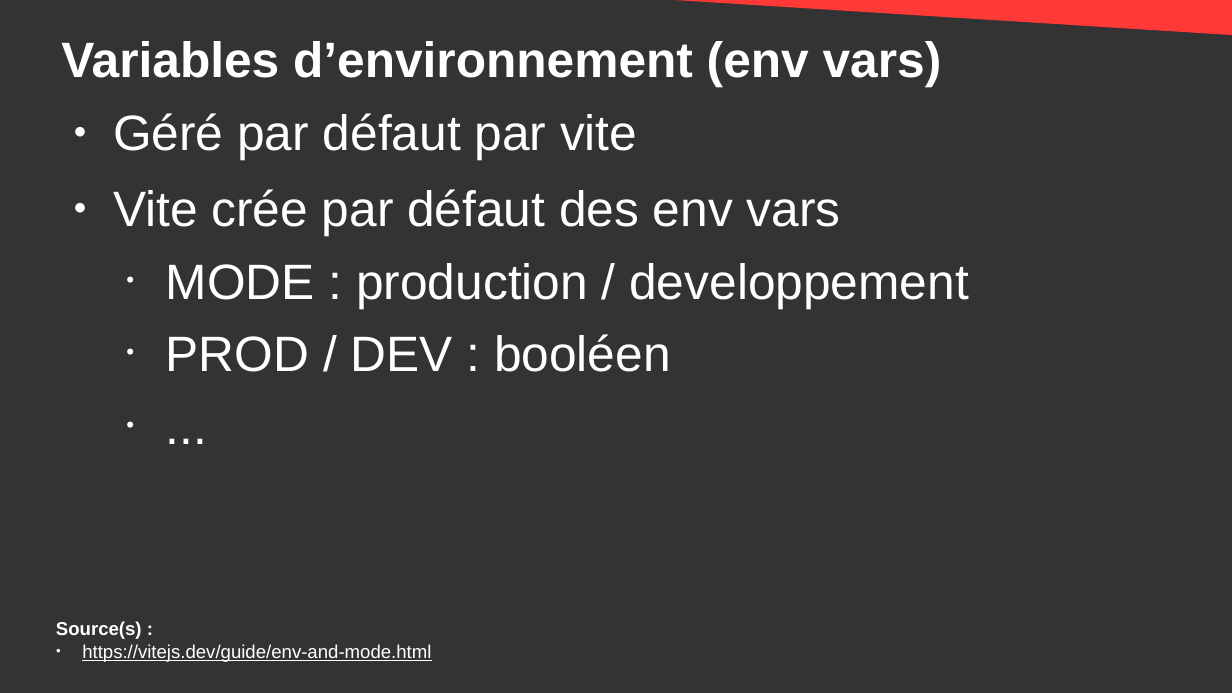
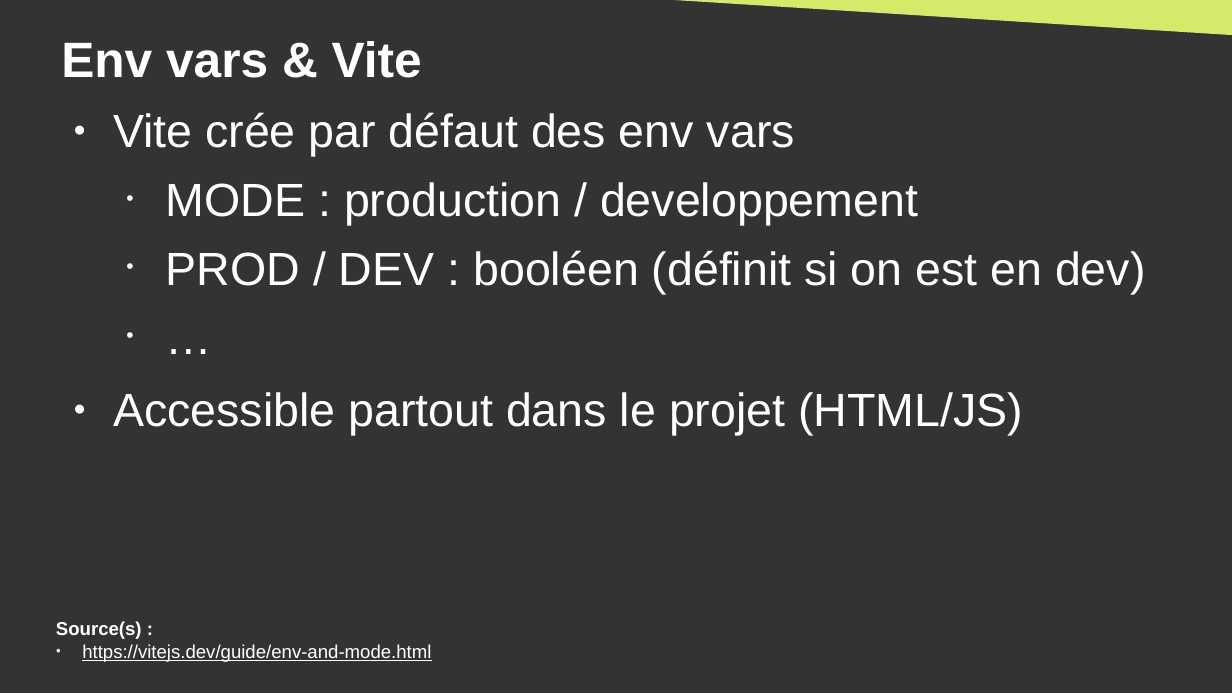
Before and after one commit to DanYellow/cours, a slide deck: slide 57 of developpement-front-s5/travaux-pratiques/numero-4/presentation.odp (slide 52 before the commit). Drawn at 1232x693 pixels with LibreOffice and Linux fonts; fonts in the diff are those of the drawing. Boxes give left, top, right and bottom in pixels: in the first picture for what was removed or moved away, otherwise in the second. Text is boxed around its words. In the diff, an @@ line names an element or a change of style, - is before the commit and + after.

```diff
--- a/developpement-front-s5/travaux-pratiques/numero-4/presentation.odp
+++ b/developpement-front-s5/travaux-pratiques/numero-4/presentation.odp
@@ right triangle at (x1=596, y1=0, x2=1232, y2=36): fill #FF3838 to #D4EA6B @@
@@ title at (x1=61, y1=41, x2=422, y2=78): text changed @@
-Variables d’environnement (env vars)
+Env vars & Vite
@@ text at (x1=113, y1=113, x2=637, y2=160): paragraph removed @@
-● Géré par défaut par vite
@@ text at (x1=113, y1=112, x2=918, y2=225): size 32 to 30 pt in "Vite crée par défaut des env vars", "MODE : production / developpement" @@
@@ text at (x1=113, y1=250, x2=1146, y2=435): text changed; size 32 to 30 pt @@
-  • PROD / DEV : booléen
-  • ...
+  • PROD / DEV : booléen (définit si on est en dev)
+  • …
+● Accessible partout dans le projet (HTML/JS)
```
Also in this commit, not shown: 12 other slides changed, 2 slides added, 3 other files.
